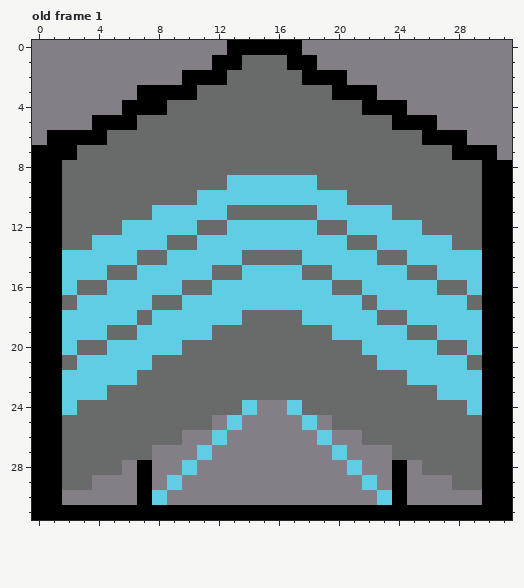
A pixel-art file gets an edit: Assets/Assets-Nexus Factory/Estructuras/Transport/lvl1/asesprite/Transport_cross_lvl1.aseprite. That is the earlier state.
32x32 pixels, 1 frame. Shown: old frame 1. The commit also changed other frames, which this record leaves out.
The same view after the edit:
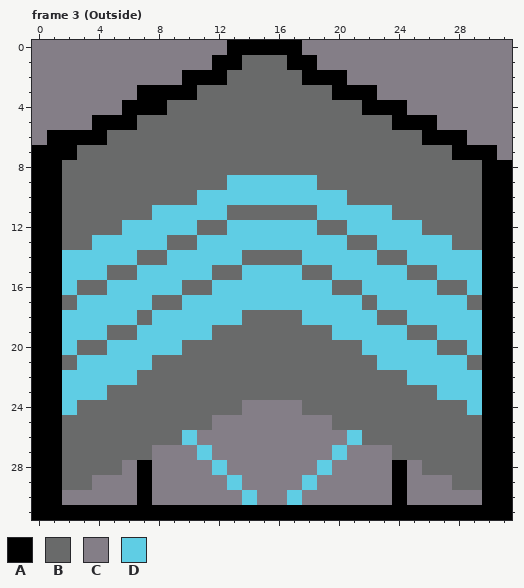
Palette (. is transparent): A #000000  B #696a6a  C #847e87  D #5fcde4
A new or re-ordered frame is compared with the old frame closest to it.
What changed:
frames 1 -> 4
Frame 3 (Outside) is new; against old frame 1:
y 24: x 14 D -> C; x 17 D -> C
y 25: x 13 D -> C; x 18 D -> C
y 26: x 10 C -> D; x 12 D -> C; x 19 D -> C; x 21 C -> D
y 28: x 10 D -> C; x 12 C -> D; x 19 C -> D; x 21 D -> C
y 29: x 9 D -> C; x 13 C -> D; x 18 C -> D; x 22 D -> C
y 30: x 8 D -> C; x 14 C -> D; x 17 C -> D; x 23 D -> C
